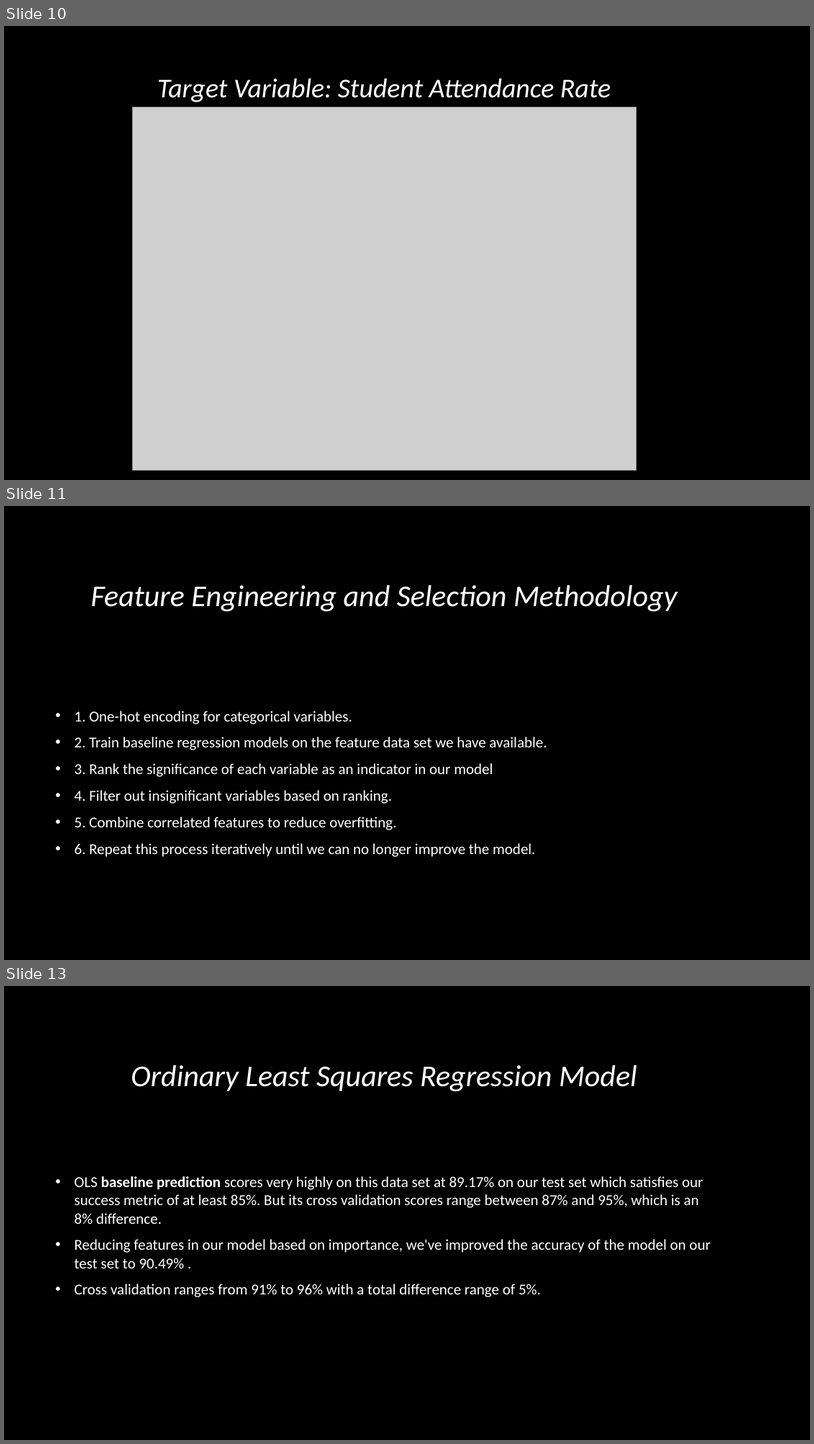
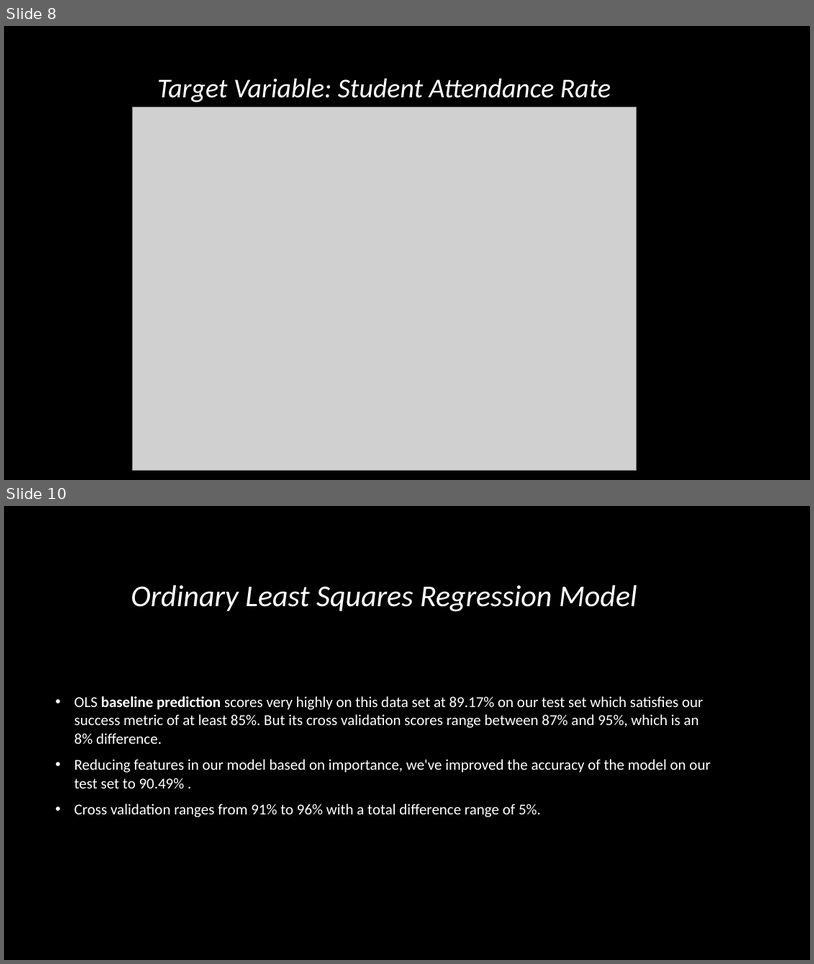
Before and after one commit to ayan1995/Thinkful, a slide deck: Bootcamp/Unit 3 Deeper into Supervised Learning/Supervised Learning Capstone/data-science-for-good/PASSNYC Capstone Predicting Attendance .pptx. Shown one above the other, each under a label of ours: slides 10, 11 and 13 before the commit, slides 8 and 10 after it; the slides between them are not shown. The pictures are 814x1444 and 814x964 pixels, drawn with LibreOffice and Linux fonts; fonts in the diff are those of the drawing; grey boxes stand for pictures; background and template pictures are left out. Boxes give left, top, right and bottom in pixels: in the first picture for what was removed or moved away, otherwise in the second. Text is boxed around its words. In the diff, an @@ line names an element or a change of style, - is before the commit and + after.

```diff
--- a/Bootcamp/Unit 3 Deeper into Supervised Learning/Supervised Learning Capstone/data-science-for-good/PASSNYC Capstone Predicting Attendance .pptx
+++ b/Bootcamp/Unit 3 Deeper into Supervised Learning/Supervised Learning Capstone/data-science-for-good/PASSNYC Capstone Predicting Attendance .pptx
@@ slide 11 removed at [4,506,810,960], background picture (left out) @@
@@ title removed at [91,585,678,612] @@
-Feature Engineering and Selection Methodology
@@ text removed at [75,710,547,857] @@
-• 1. One-hot encoding for categorical variables.
-• 2. Train baseline regression models on the feature data set we have available.
-• 3. Rank the significance of each variable as an indicator in our model
-• 4. Filter out insignificant variables based on ranking.
-• 5. Combine correlated features to reduce overfitting.
-• 6. Repeat this process iteratively until we can no longer improve the model.
@@ what was slide 10 is now slide 8 @@
@@ what was slide 13 is now slide 10 @@
```
Also in this commit, not shown: 5 slides changed, 2 other slides removed, 2 other files.
